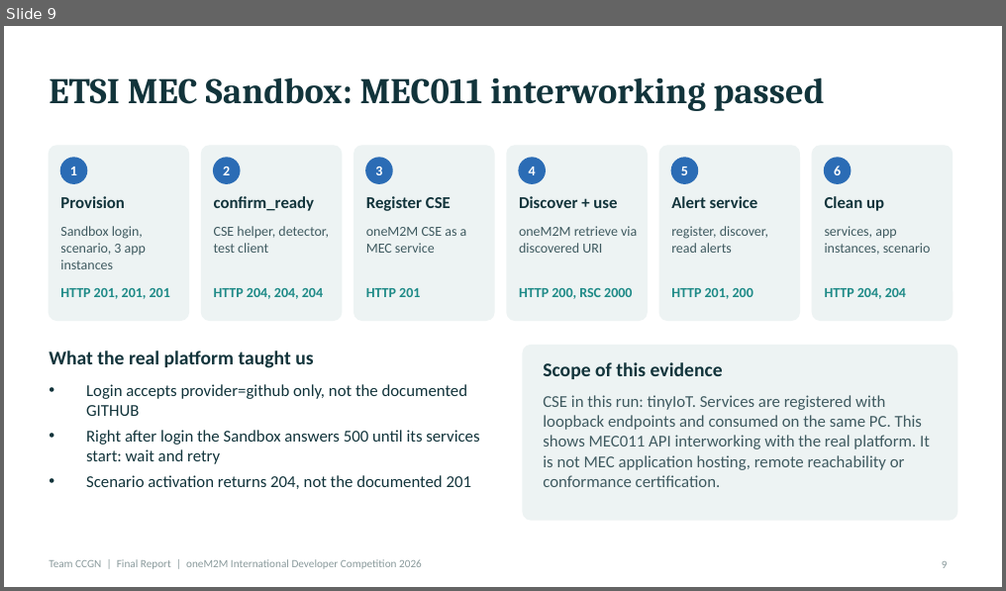
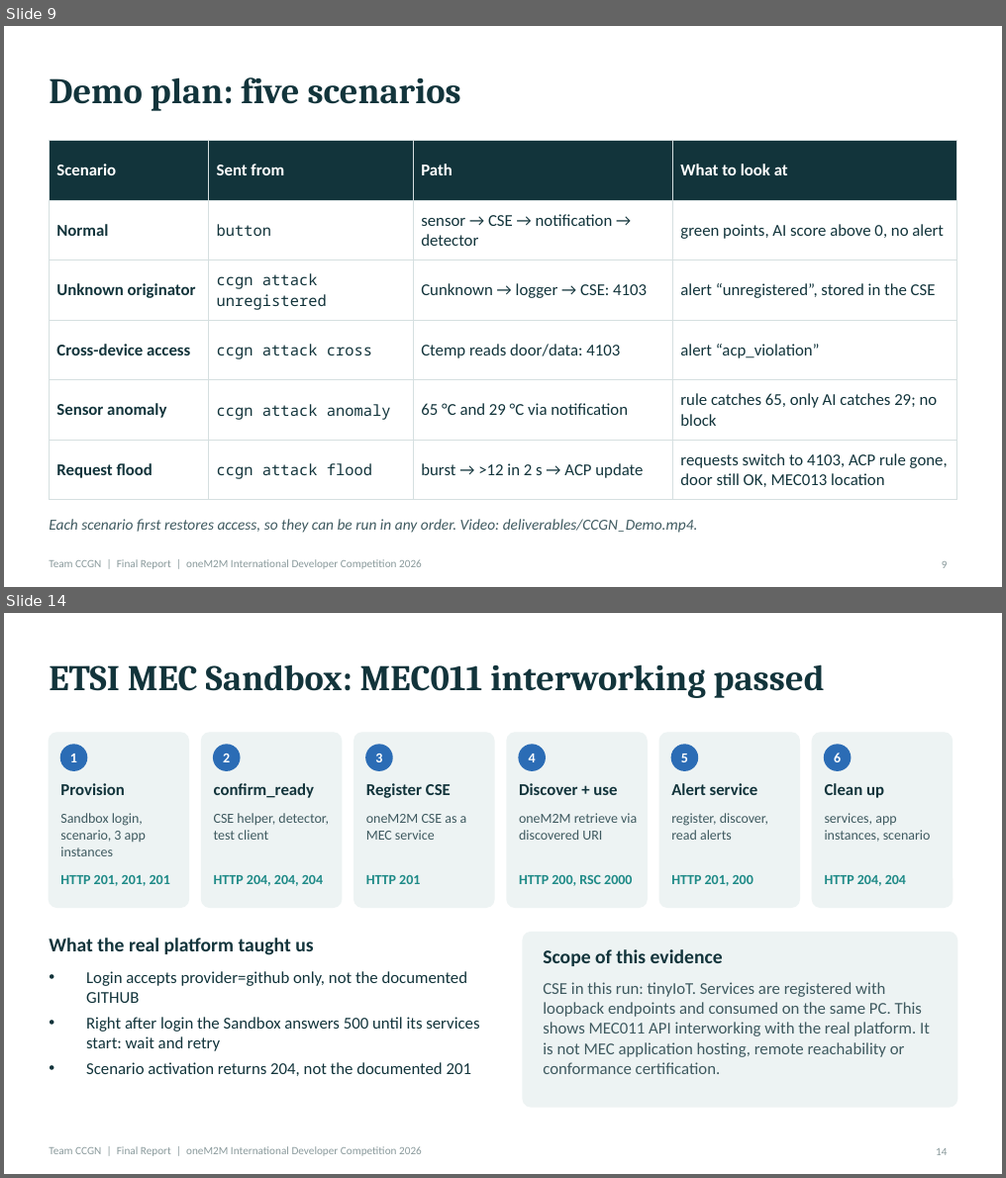
Before and after one commit to easycode42/ccgn-edge-iot-security, a slide deck: deliverables/CCGN_Final_Report.pptx. Shown one above the other, each under a label of ours: slide 9 before the commit, slides 9 and 14 after it; the slides between them are not shown. The pictures are 1006x591 and 1006x1178 pixels, drawn with LibreOffice and Linux fonts; fonts in the diff are those of the drawing. Boxes give left, top, right and bottom in pixels: in the first picture for what was removed or moved away, otherwise in the second. Text is boxed around its words. In the diff, an @@ line names an element or a change of style, - is before the commit and + after.

```diff
--- a/deliverables/CCGN_Final_Report.pptx
+++ b/deliverables/CCGN_Final_Report.pptx
@@ slide 9 added at (4, 26, 1002, 587), background #FFFFFF; not listed: 1 template element that a slide beside it also shows @@
@@ title added at (49, 77, 461, 111), 26 pt, text #12343B, bold @@
+Demo plan: five scenarios
@@ table added at (49, 141, 957, 491), 6 rows, 4 columns @@
+Scenario | Sent from | Path | What to look at
+Normal | button | sensor → CSE → notification → detector | green points, AI score above 0, no alert
+Unknown originator | ccgn attack unregistered | Cunknown → logger → CSE: 4103 | alert “unregistered”, stored in the CSE
+Cross-device access | ccgn attack cross | Ctemp reads door/data: 4103 | alert “acp_violation”
+Sensor anomaly | ccgn attack anomaly | 65 °C and 29 °C via notification | rule catches 65, only AI catches 29; no block
+Request flood | ccgn attack flood | burst → >12 in 2 s → ACP update | requests switch to 4103, ACP rule gone, door still OK, MEC013 location
@@ text added at (49, 519, 698, 533), 11 pt, text #3F5A60, italic @@
+Each scenario first restores access, so they can be run in any order. Video: deliverables/CCGN_Demo.mp4.
@@ page number added at (942, 562, 947, 569), 8 pt, text #8A9A9C @@
+9
@@ what was slide 9 is now slide 14 @@
@@ page number at (936, 1149, 946, 1156): text changed @@
-9
+14
```
Also in this commit, not shown: 5 slides changed, 9 other slides added, 5 slides removed, 44 other files.
